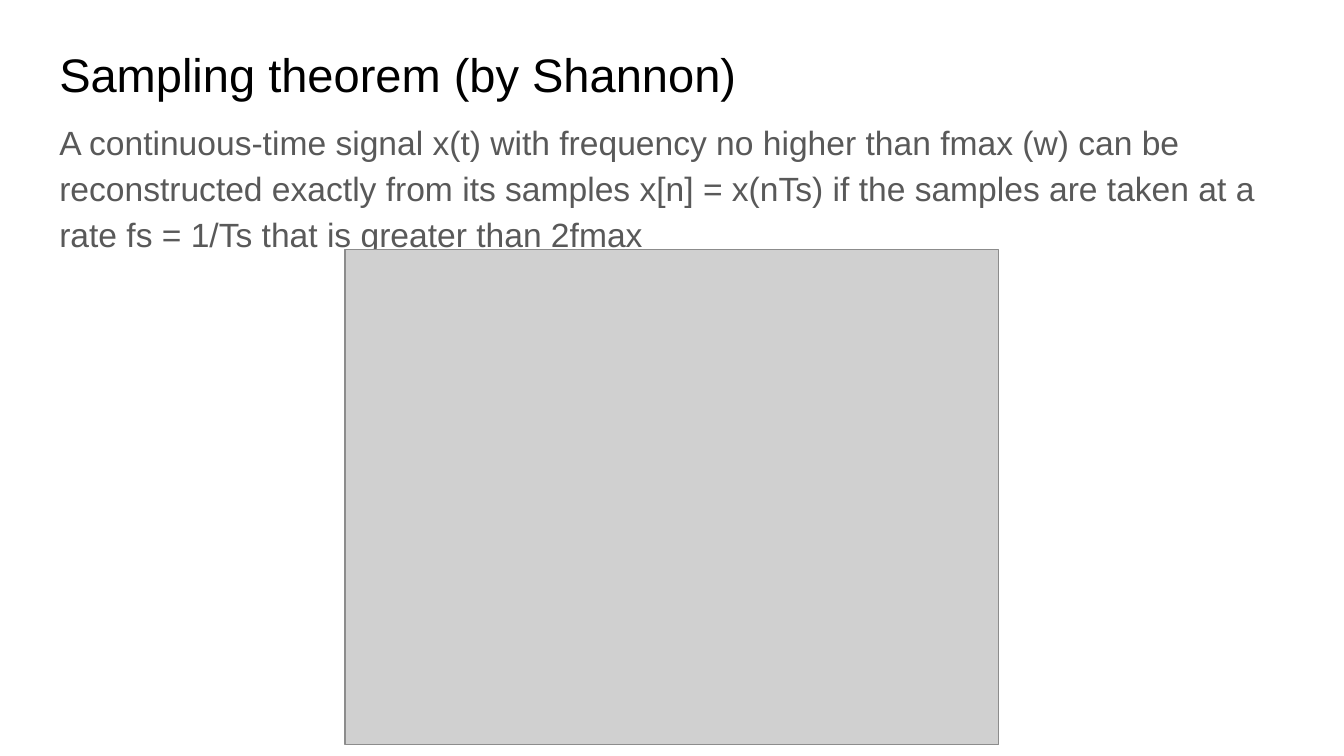
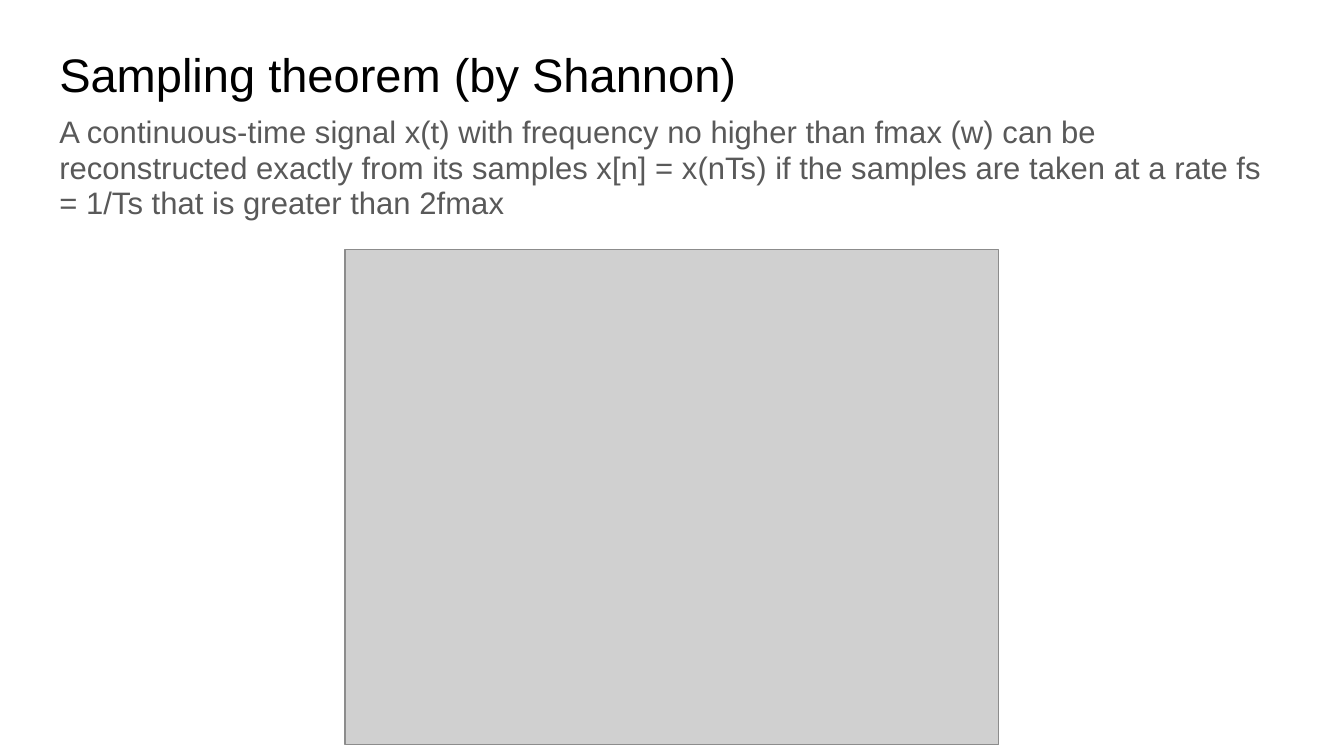
Before and after one commit to xserra/audio-coding-materials, a slide deck: slide 5 of lectures/1. Introduction to audio coding.pptx. Drawn at 1344x756 pixels with LibreOffice and Linux fonts; fonts in the diff are those of the drawing; grey boxes stand for pictures. Boxes give left, top, right and bottom in pixels: in the first picture for what was removed or moved away, otherwise in the second. Text is boxed around its words. In the diff, an @@ line names an element or a change of style, - is before the commit and + after.

```diff
--- a/lectures/1. Introduction to audio coding.pptx
+++ b/lectures/1. Introduction to audio coding.pptx
@@ text "A continuous-time signal x(t) with ..." at (59,120,1260,221): size 18 to 16.6 pt; line spacing 1.15 to 0.95 @@
```
Also in this commit, not shown: 3 other slides changed, 1 slide added, 1 other file.
